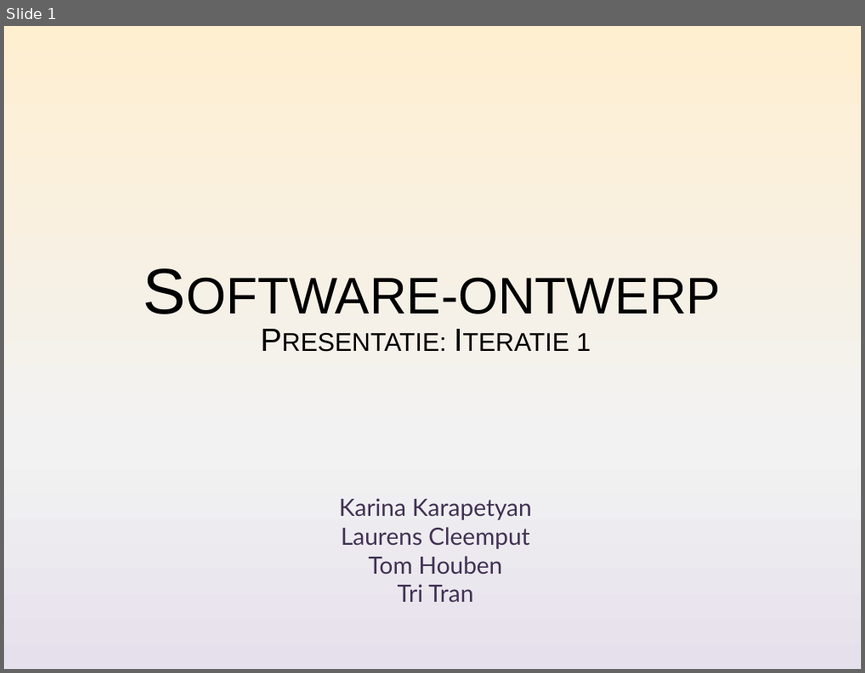
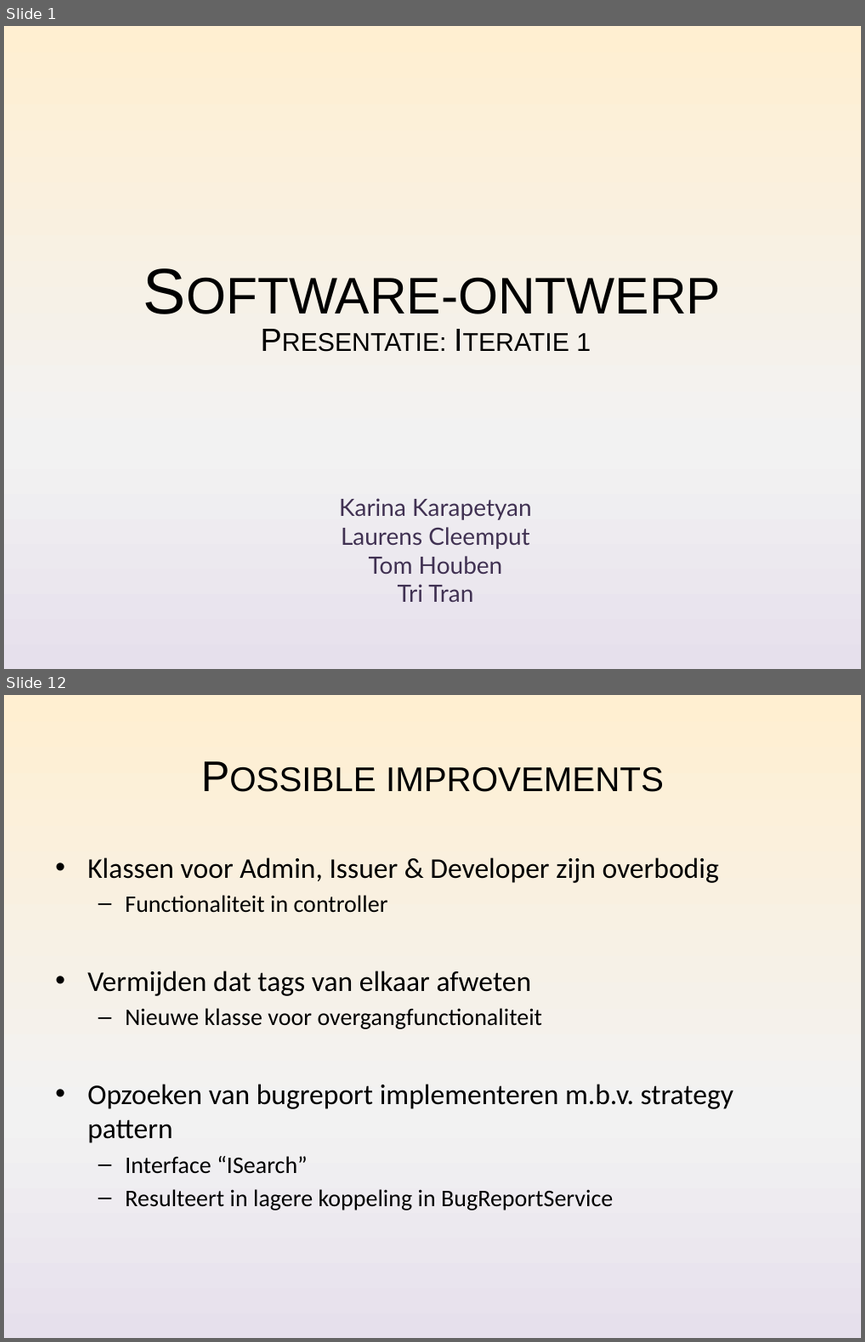
Before and after one commit to Nickelium/Software-Development, a slide deck: presentatie/SWOP Presentatie Inhoud.pptx. Shown one above the other, each under a label of ours: slide 1 before the commit, slides 1 and 12 after it; the slides between them are not shown. The pictures are 865x673 and 865x1342 pixels, drawn with LibreOffice and Linux fonts; fonts in the diff are those of the drawing. Boxes give left, top, right and bottom in pixels: in the first picture for what was removed or moved away, otherwise in the second. Text is boxed around its words. In the diff, an @@ line names an element or a change of style, - is before the commit and + after.

Commit message:
Tekst voor slides toegevoegd.

```diff
--- a/presentatie/SWOP Presentatie Inhoud.pptx
+++ b/presentatie/SWOP Presentatie Inhoud.pptx
@@ slide 12 added at [4,695,861,1338], background gradient #FFEFD1 to #F2F2F2 to #E6E0EC @@
@@ title added at [386,767,664,792], 36 pt, text #000000, small capitals @@
+Possible improvements
@@ text added at [87,857,733,1210], 24 pt, text #000000 @@
+• Klassen voor Admin, Issuer & Developer zijn overbodig
+  – Functionaliteit in controller
+• Vermijden dat tags van elkaar afweten
+  – Nieuwe klasse voor overgangfunctionaliteit
+• Opzoeken van bugreport implementeren m.b.v. strategy pattern
+  – Interface “ISearch”
+  – Resulteert in lagere koppeling in BugReportService
```
Also in this commit, not shown: 5 slides changed, 9 other slides added, 1 slide removed, 2 other files.
